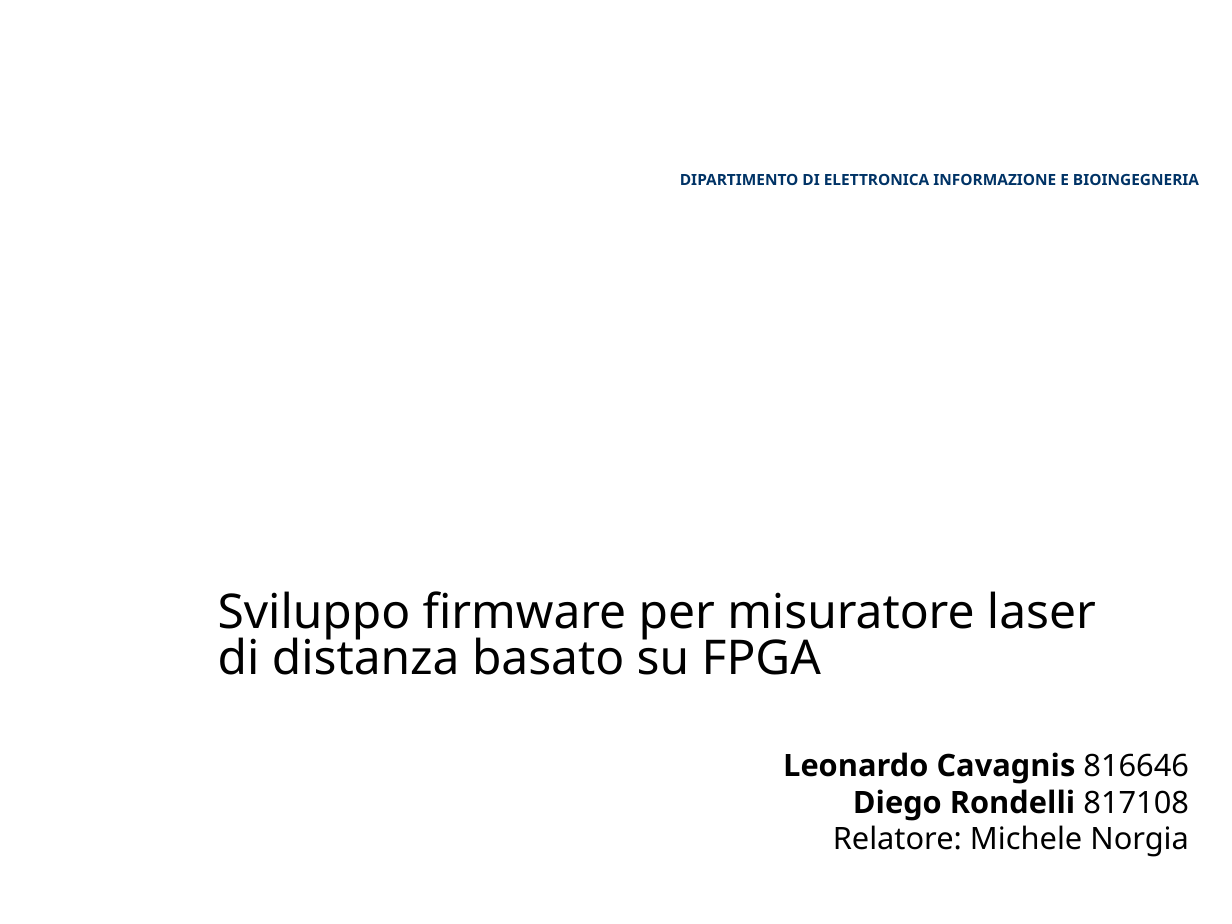
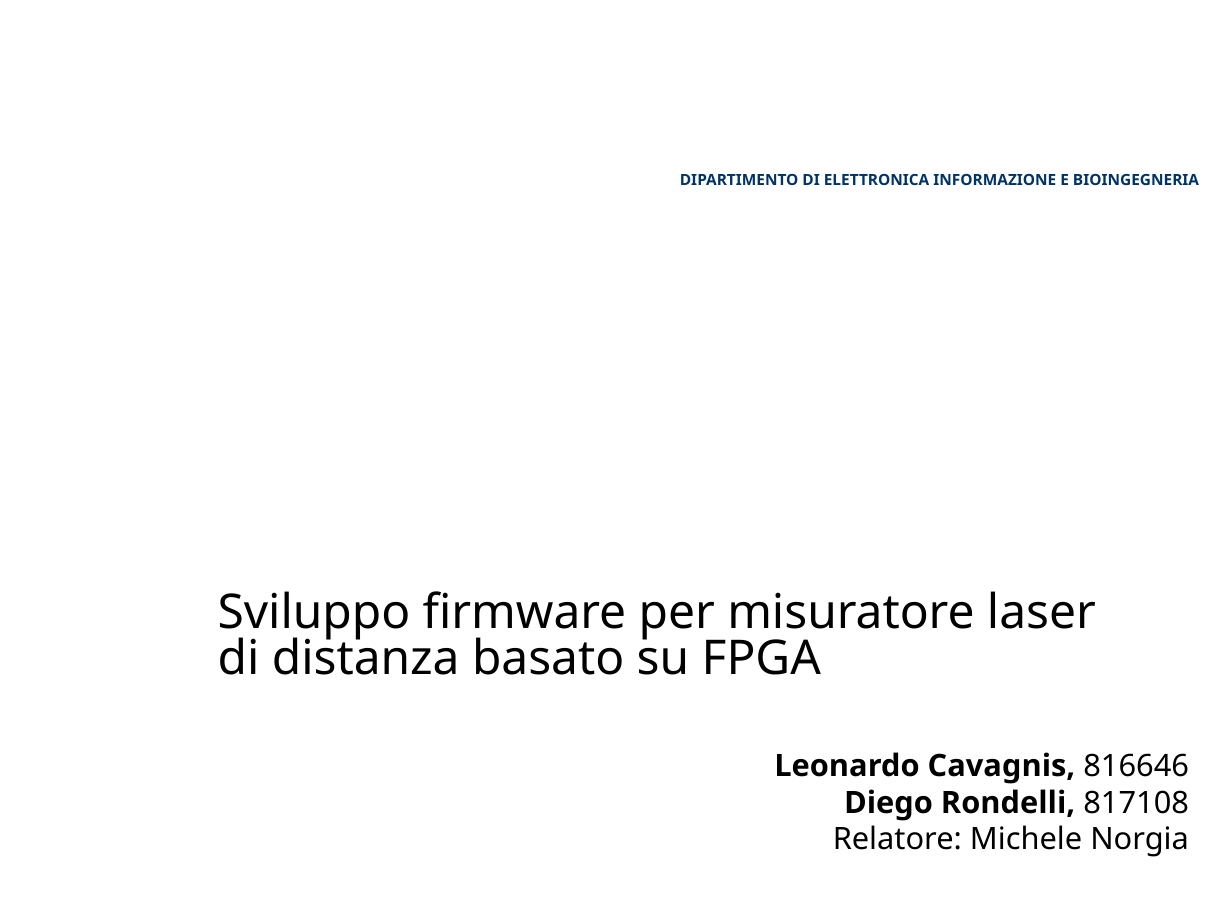
Before and after one commit to lcavagnispolimi/thesis_latex, a slide deck: slide 1 of presentazione_discussione.pptx. Drawn at 1232x924 pixels with LibreOffice and Linux fonts; fonts in the diff are those of the drawing; background and template pictures are left out. Boxes give left, top, right and bottom in pixels: in the first picture for what was removed or moved away, otherwise in the second. Text is boxed around its words. In the diff, an @@ line names an element or a change of style, - is before the commit and + after.

```diff
--- a/presentazione_discussione.pptx
+++ b/presentazione_discussione.pptx
@@ text "Leonardo Cavagnis, 816646 Diego Rondelli, ...": place and size @@
-text "Leonardo Cavagnis, 816646 Diego Rondelli, ..." at (783, 752, 1189, 857)
+text "Leonardo Cavagnis, 816646 Diego Rondelli, ..." at (774, 752, 1189, 857)
@@ text at (774, 752, 1189, 821): text changed @@
-Leonardo Cavagnis 816646
-Diego Rondelli 817108
+Leonardo Cavagnis, 816646
+Diego Rondelli, 817108
```
Also in this commit, not shown: 19 other slides changed.
